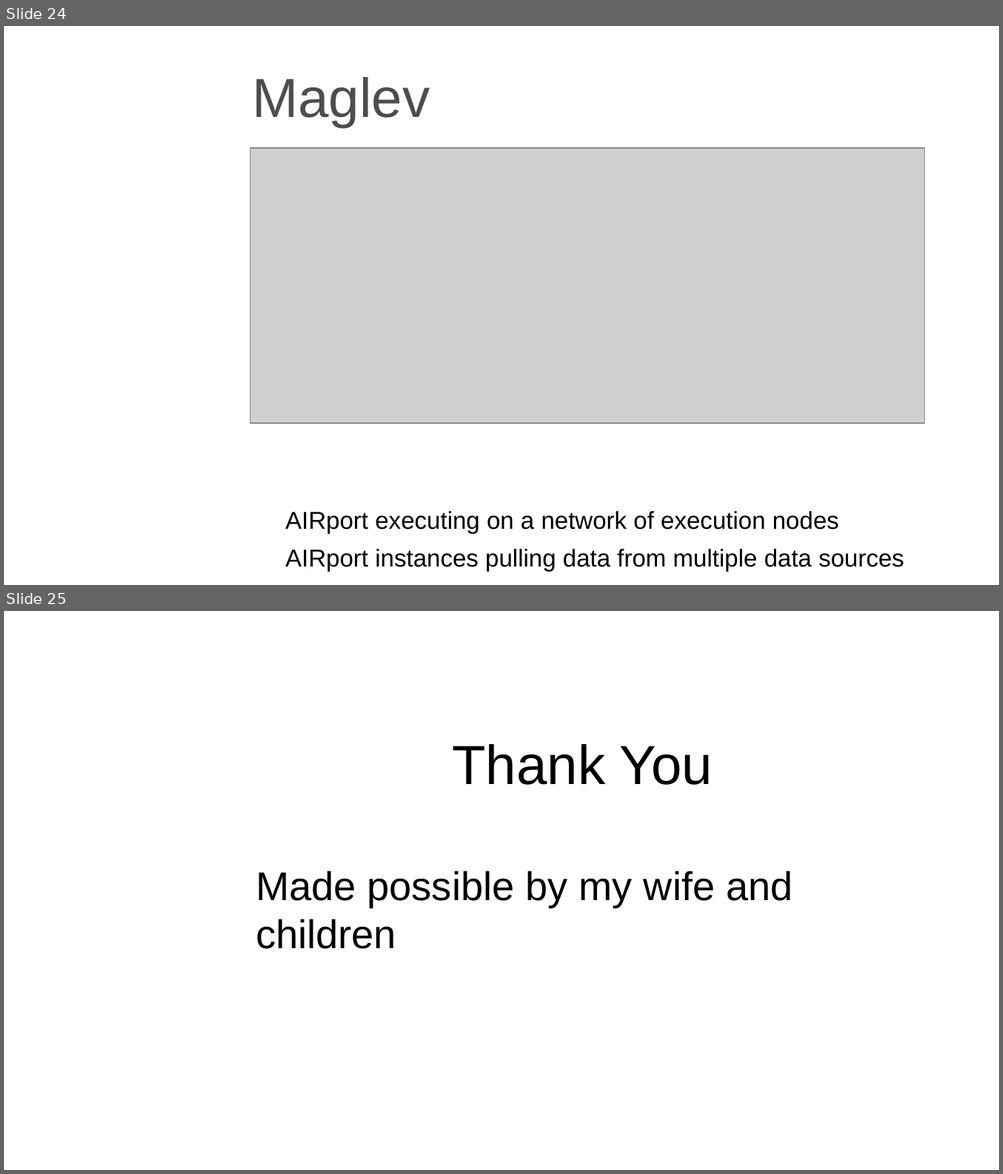
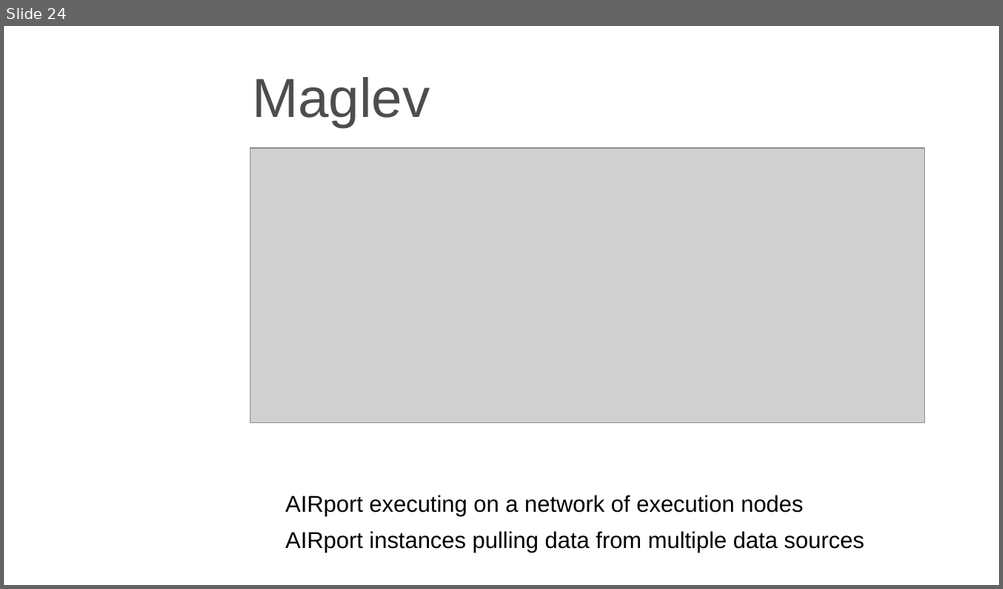
Before and after one commit to beyond-decentralized/beyond-decentralized.world, a slide deck: dist/public/presentations/Beyond Decentralized Technology Overview.pptx. Shown one above the other, each under a label of ours: slides 24 and 25 before the commit, slide 24 after it. The pictures are 1003x1174 and 1003x589 pixels, drawn with LibreOffice and Linux fonts; fonts in the diff are those of the drawing; grey boxes stand for pictures; background and template pictures are left out. Boxes give left, top, right and bottom in pixels: in the first picture for what was removed or moved away, otherwise in the second. Text is boxed around its words. In the diff, an @@ line names an element or a change of style, - is before the commit and + after.

```diff
--- a/dist/public/presentations/Beyond Decentralized Technology Overview.pptx
+++ b/dist/public/presentations/Beyond Decentralized Technology Overview.pptx
@@ slide 25 removed at [4, 611, 999, 1170], background picture (left out) @@
@@ title removed at [452, 744, 713, 785] @@
-Thank You
@@ text removed at [256, 871, 792, 949] @@
-Made possible by my wife and children
@@ slide 24 changed as well @@
@@ text "AIRport executing on a network ..." at [285, 495, 864, 554]: size 19.5 to 18.2 pt @@
```
Also in this commit, not shown: 16 other slides changed, 1 slide added, 58 other files.
